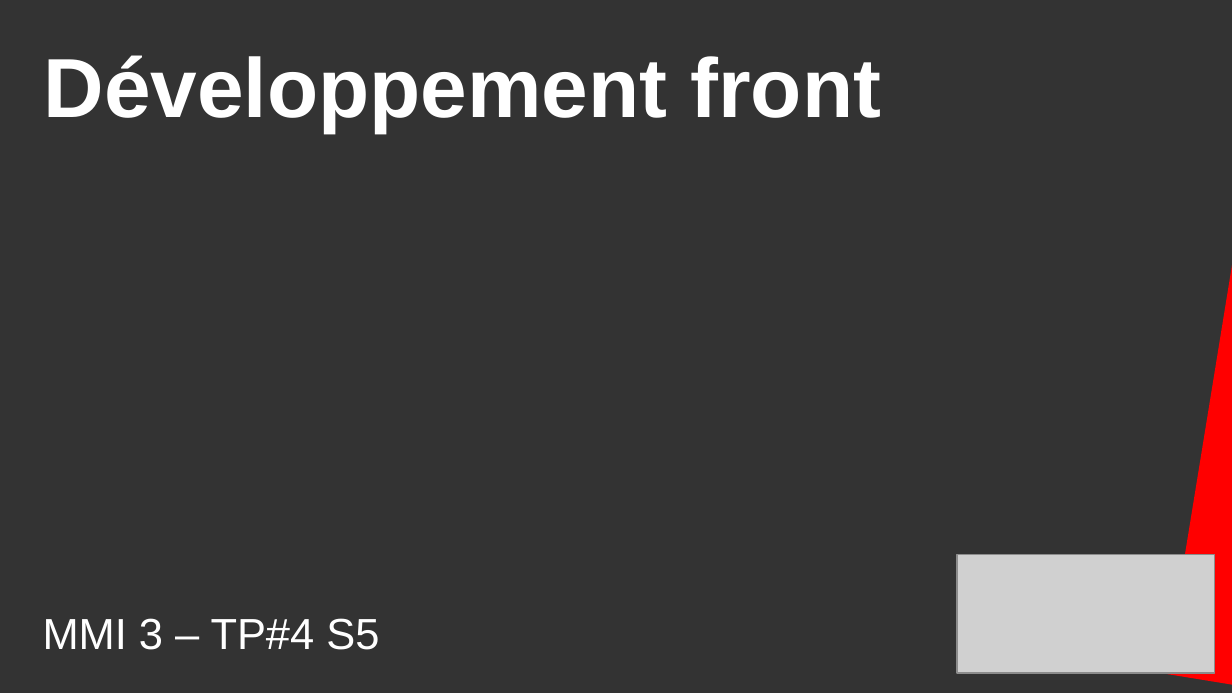
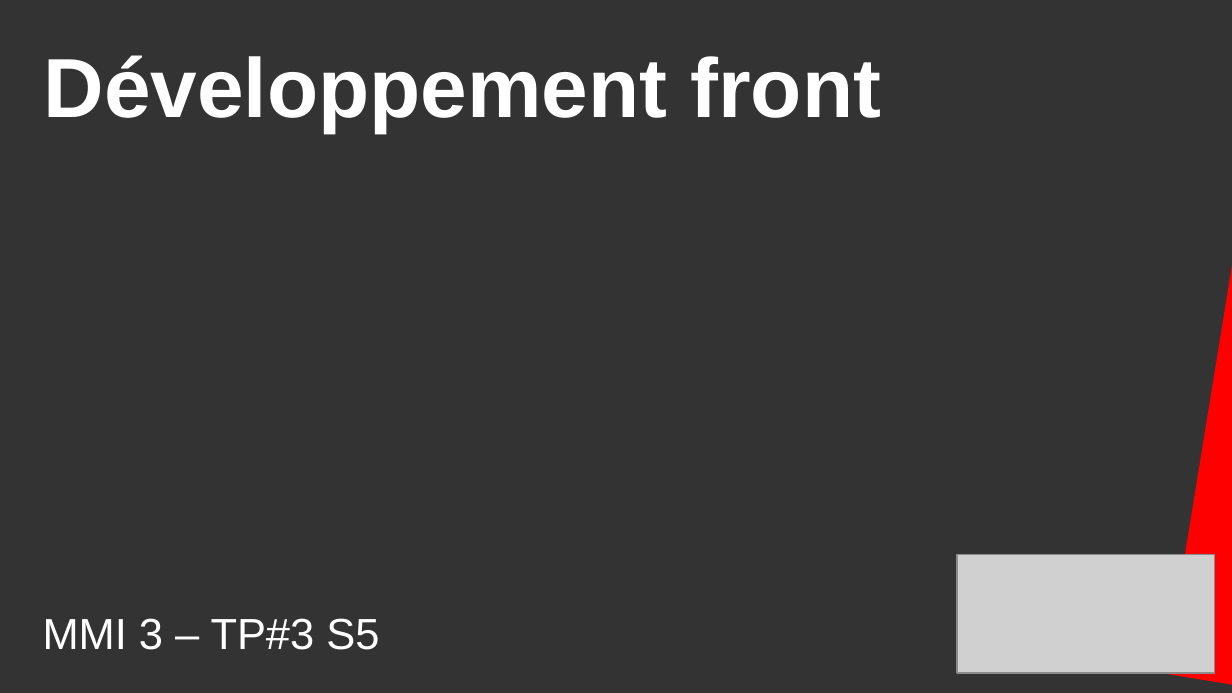
Before and after one commit to DanYellow/cours, a slide deck: slide 1 of developpement-front-s5/travaux-pratiques/numero-4/presentation.odp. Drawn at 1232x693 pixels with LibreOffice and Linux fonts; fonts in the diff are those of the drawing; grey boxes stand for pictures. Boxes give left, top, right and bottom in pixels: in the first picture for what was removed or moved away, otherwise in the second. Text is boxed around its words. In the diff, an @@ line names an element or a change of style, - is before the commit and + after.

```diff
--- a/developpement-front-s5/travaux-pratiques/numero-4/presentation.odp
+++ b/developpement-front-s5/travaux-pratiques/numero-4/presentation.odp
@@ text at (43,618,379,650): text changed @@
-MMI 3 – TP#4 S5
+MMI 3 – TP#3 S5
```
Also in this commit, not shown: 3 other slides changed, 15 slides added, 36 slides removed, 10 other files.
